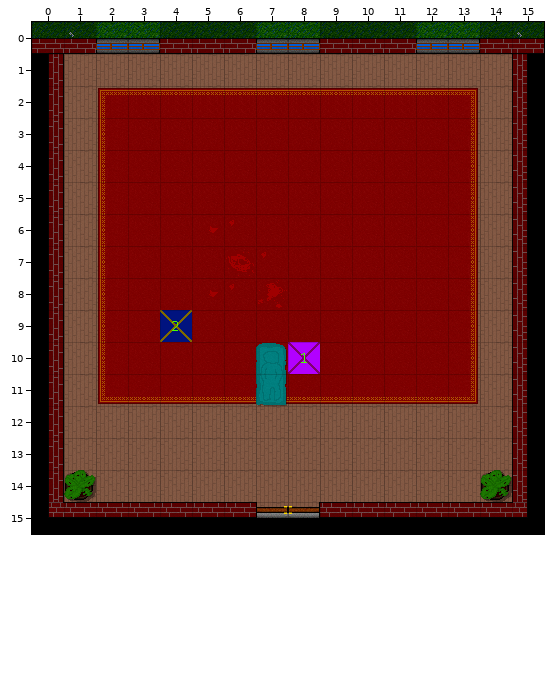
One commit to this Tiled map (JSON): assets/maps/bed_room_2.json. The picture above is the old version.
Cells are 32x32 px. Shown: x 0..15, y 0..15.
The result:
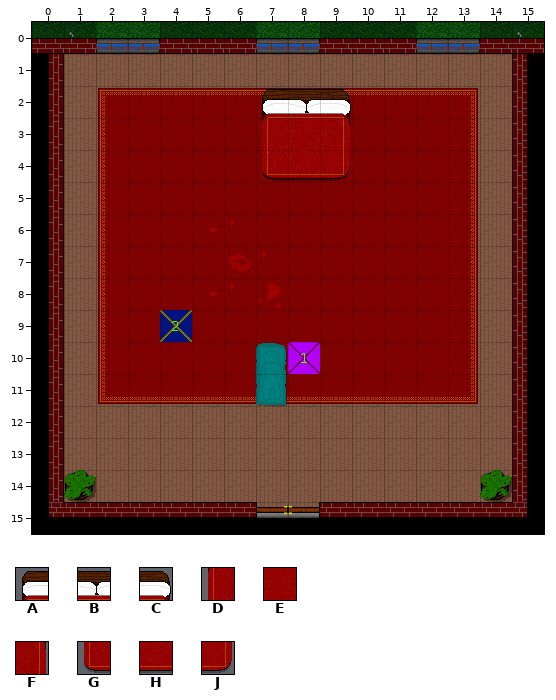
Key: from "tileset": A 154, B 155, C 156, D 164, E 165, F 166, G 174, H 175, J 176.
_ is an empty cell.
Commit: Maps: Finish basic (crappy!) designs for the bedrooms
The exact change:
Changed rows in their new state; . is an unchanged cell.
Layer "Furniture":
first column x 7:
 2 ABC
 3 DEF
 4 GHJ
Pixel boxes of the changes (left, top, right, bottom) in both pictures:
added: (262, 89, 351, 181)
